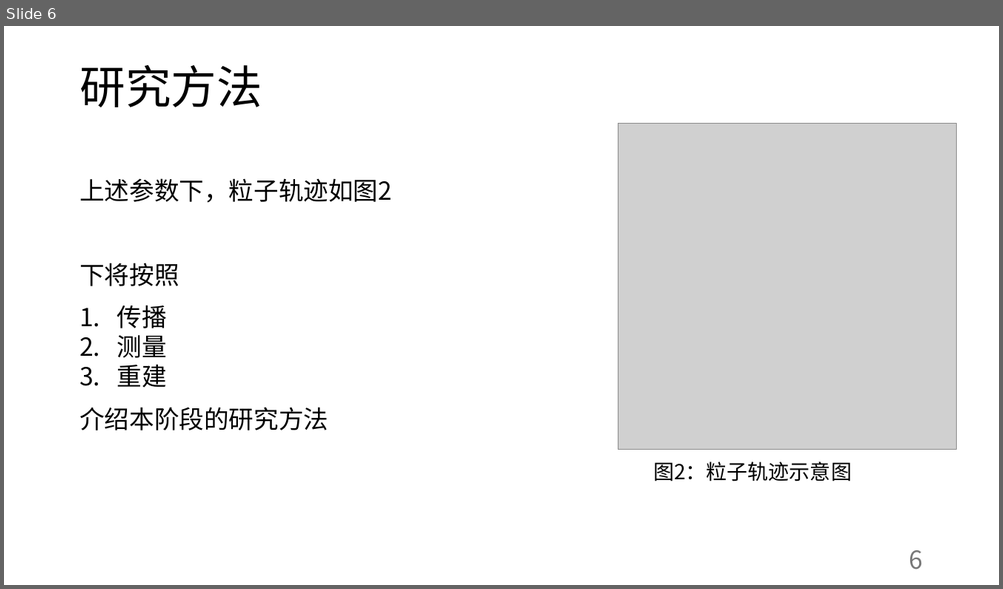
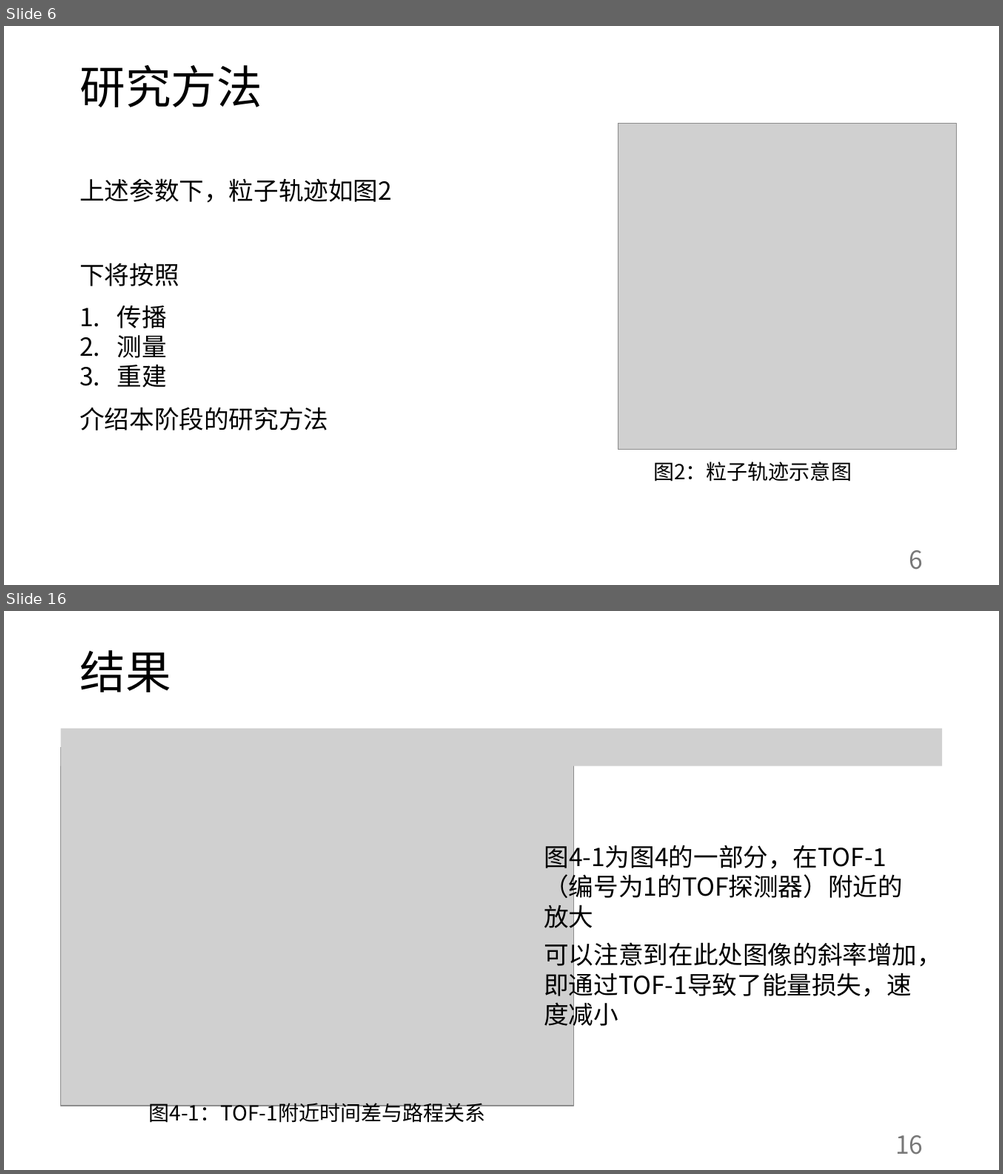
Before and after one commit to abwuge/capstoneProject, a slide deck: presentation/Stage：零磁场垂直入射线性重建.pptx. Shown one above the other, each under a label of ours: slide 6 before the commit, slides 6 and 16 after it; the slides between them are not shown. The pictures are 1003x589 and 1003x1174 pixels, drawn with LibreOffice and Linux fonts; fonts in the diff are those of the drawing; grey boxes stand for pictures. Boxes give left, top, right and bottom in pixels: in the first picture for what was removed or moved away, otherwise in the second. Text is boxed around its words. In the diff, an @@ line names an element or a change of style, - is before the commit and + after.

```diff
--- a/presentation/Stage：零磁场垂直入射线性重建.pptx
+++ b/presentation/Stage：零磁场垂直入射线性重建.pptx
@@ slide 16 added at (4,611,999,1170), background #FFFFFF @@
@@ title added at (79,650,170,692), 44 pt, text #000000 @@
+结果
@@ picture added at (61,728,942,766) @@
@@ picture added at (61,748,574,1106) @@
@@ text added at (543,841,902,933), 24 pt, text #000000 @@
+图4-1为图4的一部分，在TOF-1（编号为1的TOF探测器）附近的放大
@@ text added at (543,939,942,1031), 24 pt, text #000000 @@
+可以注意到在此处图像的斜率增加，即通过TOF-1导致了能量损失，速度减小
@@ text added at (148,1100,485,1123), 20 pt, text #000000 @@
+图4-1：TOF-1附近时间差与路程关系
@@ page number added at (895,1136,922,1155), 24 pt, text #797979 @@
+16
```
Also in this commit, not shown: 6 slides changed, 1 other slide added, 8 other files.
